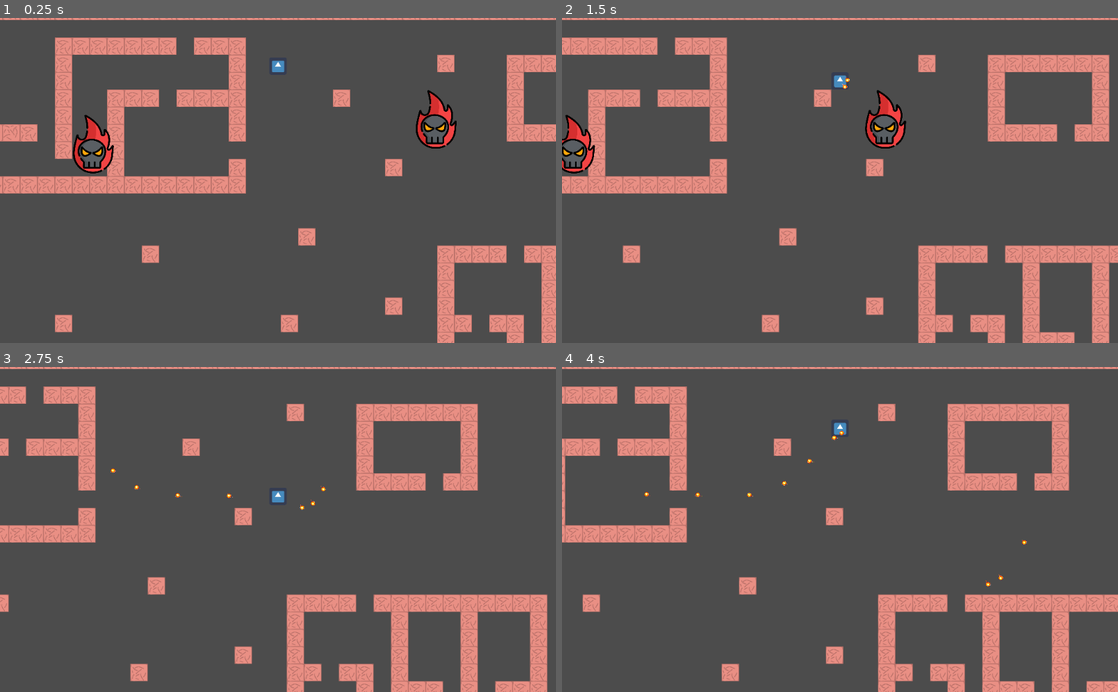
Above: before the commit, frames 1-4 (two rows, left to right).
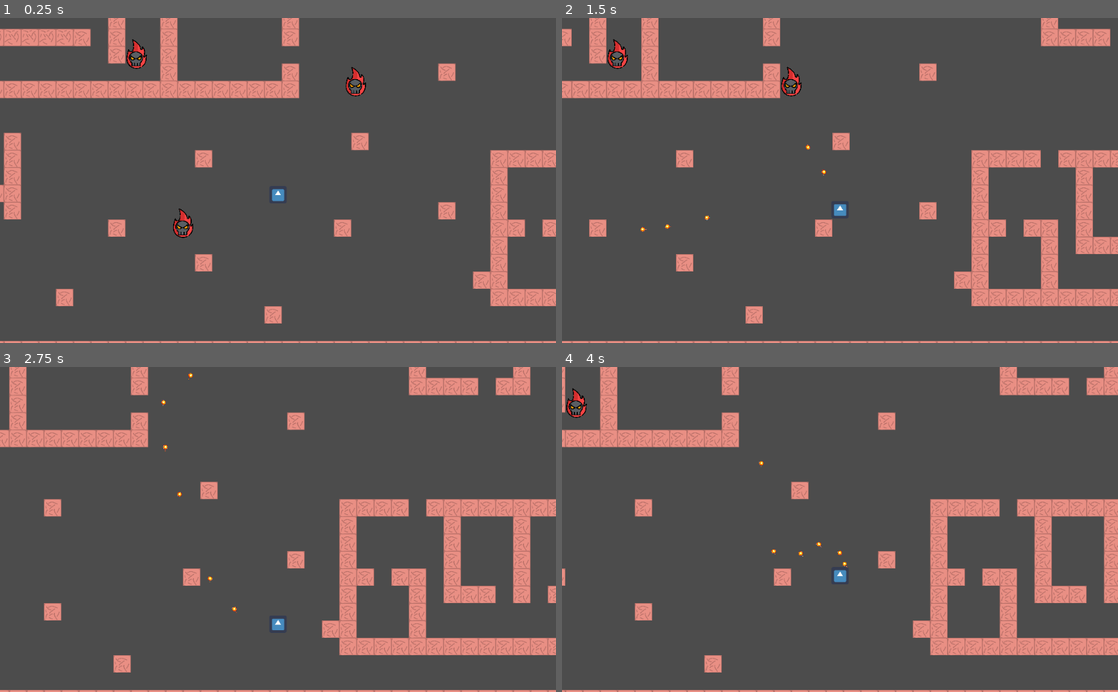
Above: after the commit, the same moments.

Repository: felipe-canales/LVAGames
Game: Godot game, scene res://level_test.tscn
Two runs of this game, one before a commit and one after it. Both use one fixed random seed, a clock stepped at 60 frames per second and the inputs below. The engine's default icon, where the game draws it, is replaced by a stand-in: a white triangle on a blue panel in a dark square.
Inputs:
- Up to frame 1 (0.25 s): no input
- Up to frame 2 (1.5 s): hold D (player_right) 0.53-1.28 s; hold S (player_down) from 1.28 s (still down)
- Up to frame 3 (2.75 s): release S (player_down) at 2.03 s; hold D (player_right) from 2.03 s (still down)
- Up to frame 4 (4 s): release D (player_right) at 2.78 s; hold W (player_up) 2.78-3.53 s; hold A (player_left) from 3.53 s (still down)

The runs differ from the first frame. In frame 1, 24% of the frame differs, in the area x 0-100%, y 0-100%; in frame 2, 27%; in frame 3, 26%; in frame 4, 26%.

Commit message:
Micro cambios

Diff:
--- a/level_test.tscn
+++ b/level_test.tscn
@@ -9,7 +9,7 @@
 position = Vector2( 200, 112 )
 
 [node name="Player" parent="." instance=ExtResource( 1 )]
-position = Vector2( 563, -27.3169 )
+position = Vector2( 464.781, 386.237 )
 
 [node name="Bullets" type="Node2D" parent="Player"]
 
@@ -32,11 +32,17 @@
 cell_custom_transform = Transform2D( 32, 0, 0, 32, 0, 0 )
 format = 1
 tile_data = PoolIntArray( -1, -1610612736, 0, -65536, -1610612736, 0, -65535, -1610612736, 0, -65534, -1610612736, 0, - …(7510 unchanged characters)…
+__meta__ = {
+"_edit_group_": true
+}
 
 [node name="Enemy_Group" type="Node" parent="."]
 
 [node name="Enemy2" parent="Enemy_Group" instance=ExtResource( 2 )]
-position = Vector2( 1053.72, 183.265 )
+position = Vector2( 807.802, 289.457 )
 
 [node name="Enemy" parent="Enemy_Group" instance=ExtResource( 2 )]
 position = Vector2( 402.126, 238.515 )
+
+[node name="Enemy3" parent="Enemy_Group" instance=ExtResource( 2 )]
+position = Vector2( 464.896, 550.576 )
--- a/nodos/Enemy.gd
+++ b/nodos/Enemy.gd
@@ -10,7 +10,9 @@
 # Distancia entre el enemigo y el player
 var distancia = 250
 
+# Por definir segun la agrupacion de nodos
 onready var player = get_parent().get_parent().get_node("Player")
+
 
 var movcont = 0
 
--- a/nodos/Enemy.tscn
+++ b/nodos/Enemy.tscn
@@ -13,6 +13,7 @@
 [node name="Enemy" type="KinematicBody2D" groups=[
 "Enemy",
 ]]
+scale = Vector2( 0.5, 0.5 )
 collision_mask = 0
 script = ExtResource( 2 )
 __meta__ = {
